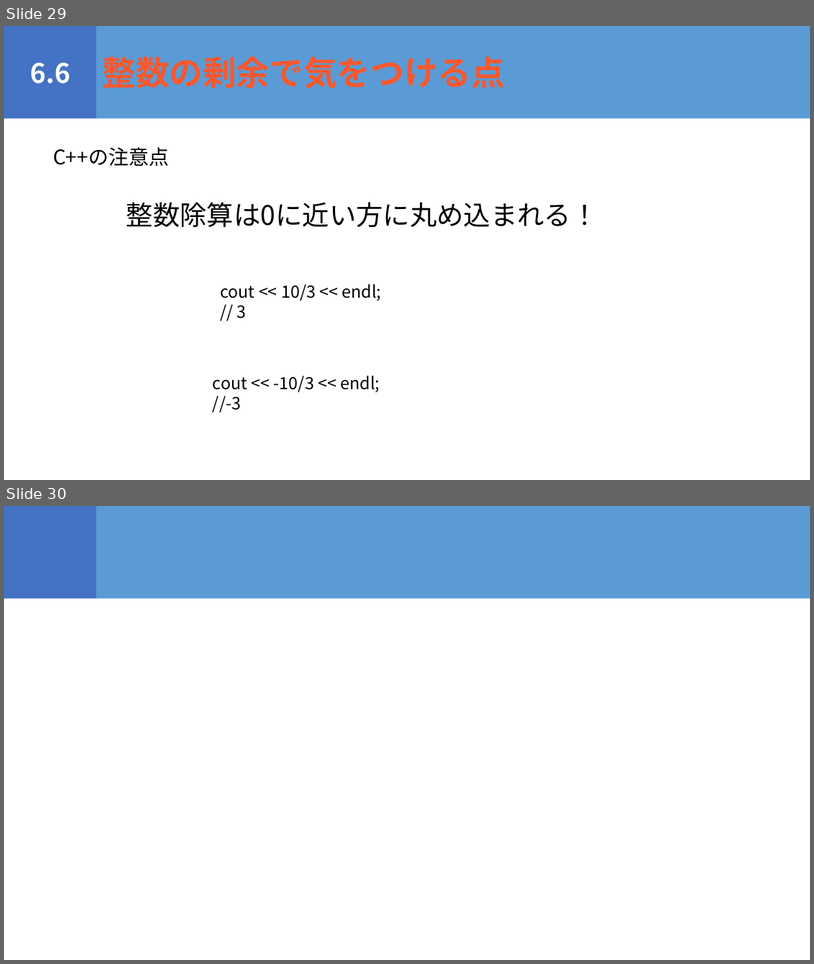
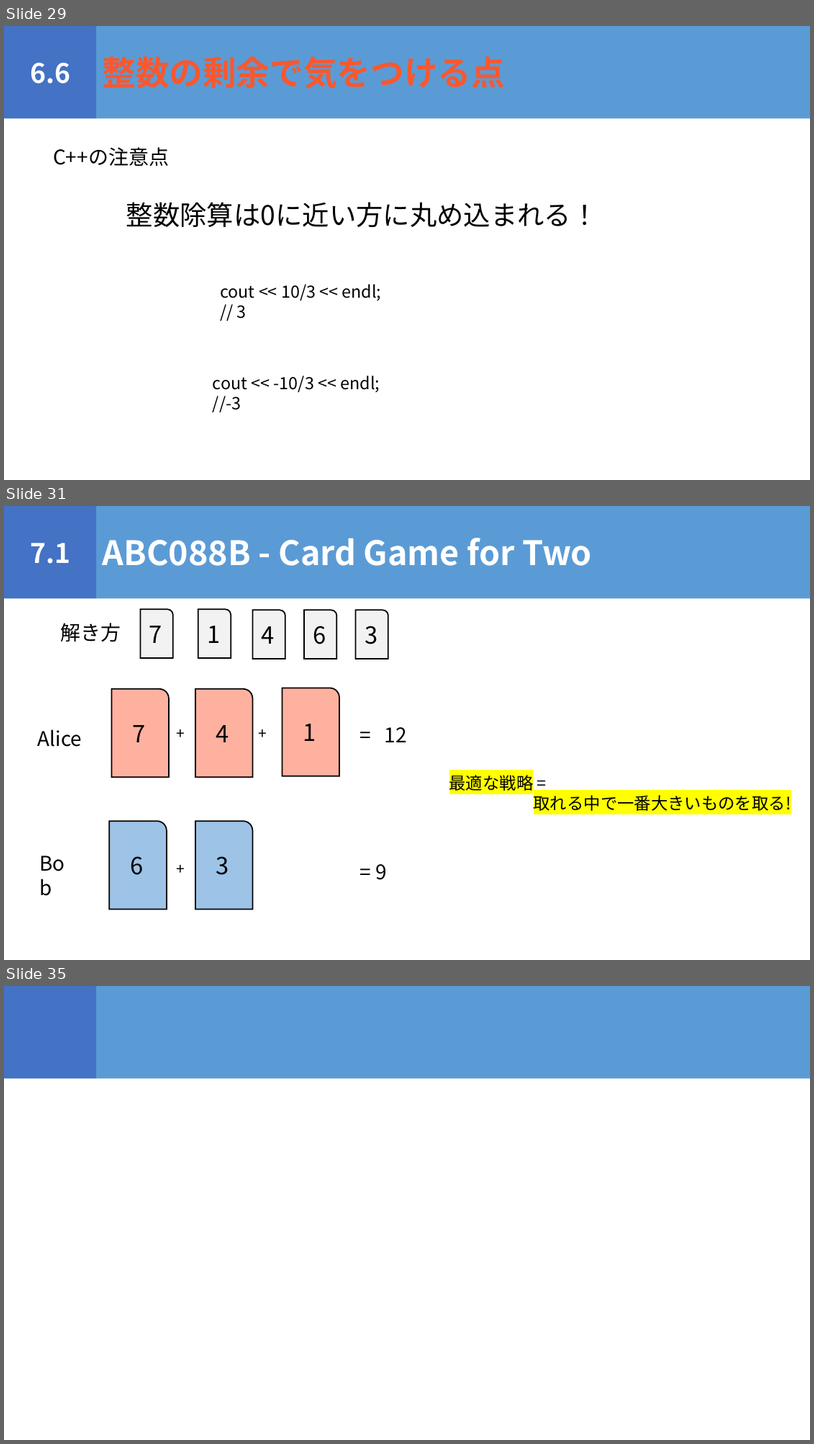
Before and after one commit to igeeeeee/triC_AtCoder_Beginners_Selection, a slide deck: ABS_勉強会.pptx. Shown one above the other, each under a label of ours: slides 29 and 30 before the commit, slides 29, 31 and 35 after it; the slides between them are not shown. The pictures are 814x964 and 814x1444 pixels, drawn with LibreOffice and Linux fonts; fonts in the diff are those of the drawing. Boxes give left, top, right and bottom in pixels: in the first picture for what was removed or moved away, otherwise in the second. Text is boxed around its words. In the diff, an @@ line names an element or a change of style, - is before the commit and + after.

```diff
--- a/ABS_勉強会.pptx
+++ b/ABS_勉強会.pptx
@@ slide 31 added at bbox=[4, 506, 810, 960], background #FFFFFF @@
@@ rectangle added at bbox=[4, 506, 97, 599], fill #4472C4, 32 pt, text #FFFFFF, bold @@
+7.1
@@ rectangle added at bbox=[97, 506, 810, 599], fill #5B9BD5, 40 pt, text #FFFFFF, bold @@
+ABC088B - Card Game for Two
@@ round rect added at bbox=[141, 610, 173, 659], fill #F2F2F2, outline #000000 1.5 pt, 28 pt, text #000000 @@
+7
@@ round rect added at bbox=[198, 610, 231, 659], fill #F2F2F2, outline #000000 1.5 pt, 28 pt, text #000000 @@
+1
@@ round rect added at bbox=[252, 610, 286, 659], fill #F2F2F2, outline #000000 1.5 pt, 28 pt, text #000000 @@
+4
@@ round rect added at bbox=[304, 610, 337, 659], fill #F2F2F2, outline #000000 1.5 pt, 28 pt, text #000000 @@
+6
@@ round rect added at bbox=[356, 610, 388, 659], fill #F2F2F2, outline #000000 1.5 pt, 28 pt, text #000000 @@
+3
@@ text added at bbox=[60, 623, 121, 642], 24 pt, text #000000 @@
+解き方
@@ round rect added at bbox=[112, 689, 169, 777], fill #FFB19F, outline #000000 1.5 pt, 28 pt, text #000000 @@
+7
@@ round rect added at bbox=[196, 689, 253, 777], fill #FFB19F, outline #000000 1.5 pt, 28 pt, text #000000 @@
+4
@@ round rect added at bbox=[282, 688, 340, 777], fill #FFB19F, outline #000000 1.5 pt, 28 pt, text #000000 @@
+1
@@ text added at bbox=[170, 721, 193, 745], 18 pt, text #000000 @@
++
@@ text added at bbox=[252, 721, 275, 745], 18 pt, text #000000 @@
++
@@ text added at bbox=[37, 729, 82, 746], 24 pt, text #000000 @@
+Alice
@@ text added at bbox=[385, 727, 407, 742], 24 pt, text #000000 @@
+= 12
@@ text added at bbox=[450, 772, 792, 811], 20 pt, text #000000 @@
+最適な戦略 =
+取れる中で一番大きいものを取る!
@@ round rect added at bbox=[109, 821, 167, 909], fill #9DC3E6, outline #000000 1.5 pt, 28 pt, text #000000 @@
+6
@@ round rect added at bbox=[196, 821, 253, 909], fill #9DC3E6, outline #000000 1.5 pt, 28 pt, text #000000 @@
+3
@@ text added at bbox=[34, 848, 82, 878], 24 pt, text #000000 @@
+Bob
@@ text added at bbox=[170, 856, 193, 880], 18 pt, text #000000 @@
++
@@ text added at bbox=[376, 864, 387, 880], 24 pt, text #000000 @@
+= 9
@@ what was slide 30 is now slide 35 @@
```
Also in this commit, not shown: 5 other slides added, 2 other files.
